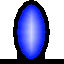
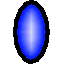
Comparing the layer stacks of the two w=64, h=64 images. Changes:
removed layer "Layer 4" over (0, 53, 64, 64)
